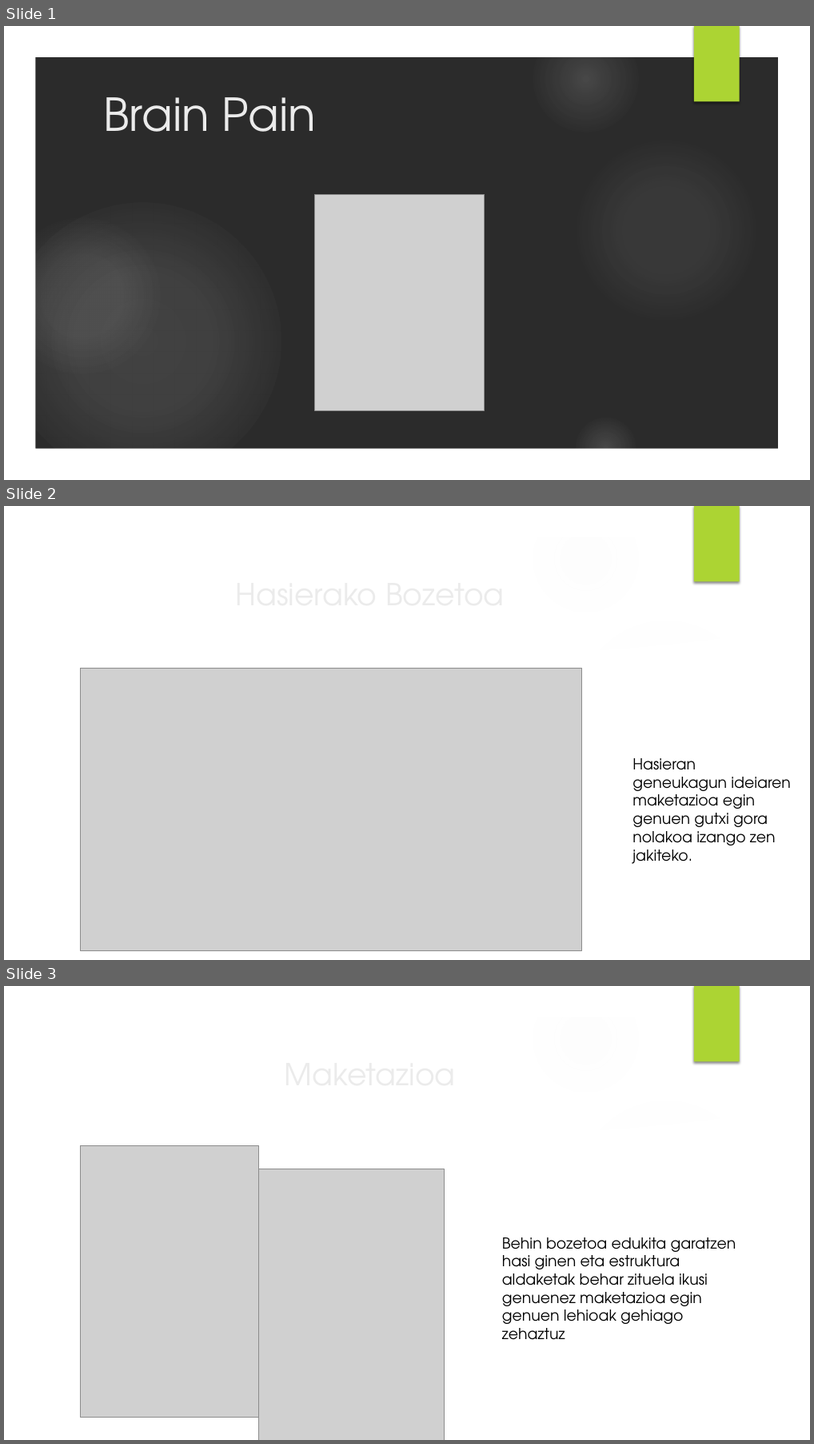
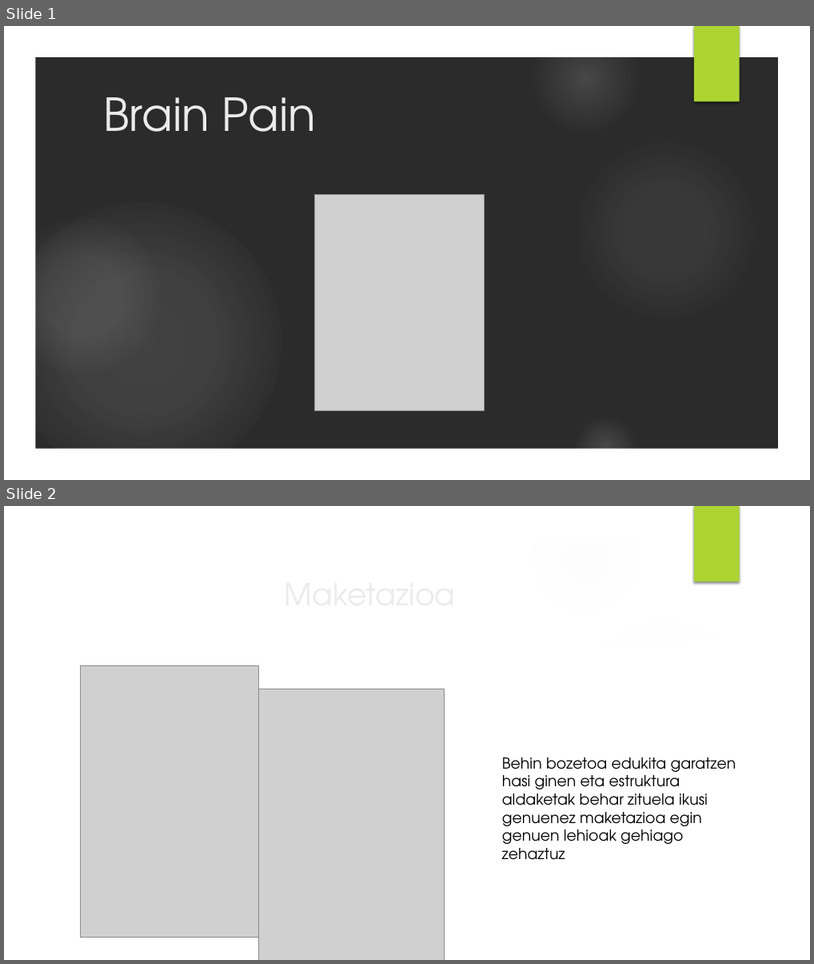
Before and after one commit to Iza666/EguneanBehin, a slide deck: Brain Pain powerpoint.pptx. Shown one above the other, each under a label of ours: slides 1, 2 and 3 before the commit, slides 1 and 2 after it. The pictures are 814x1444 and 814x964 pixels, drawn with LibreOffice and Linux fonts; fonts in the diff are those of the drawing; grey boxes stand for pictures; background and template pictures are left out; a plain dark background stands for a picture behind light text. Boxes give left, top, right and bottom in pixels: in the first picture for what was removed or moved away, otherwise in the second. Text is boxed around its words. In the diff, an @@ line names an element or a change of style, - is before the commit and + after.

```diff
--- a/Brain Pain powerpoint.pptx
+++ b/Brain Pain powerpoint.pptx
@@ slide 2 removed at (4,506,810,960), background picture (left out); not listed: 9 template elements that a slide beside it also shows @@
@@ title removed at (80,570,660,616) @@
-Hasierako Bozetoa
@@ picture removed at (81,668,582,950) @@
@@ text removed at (633,758,791,864) @@
-Hasieran geneukagun ideiaren maketazioa egin genuen gutxi gora nolakoa izango zen jakiteko.
@@ what was slide 3 is now slide 2 @@
```
Also in this commit, not shown: 1 slide changed, 1 other file.
